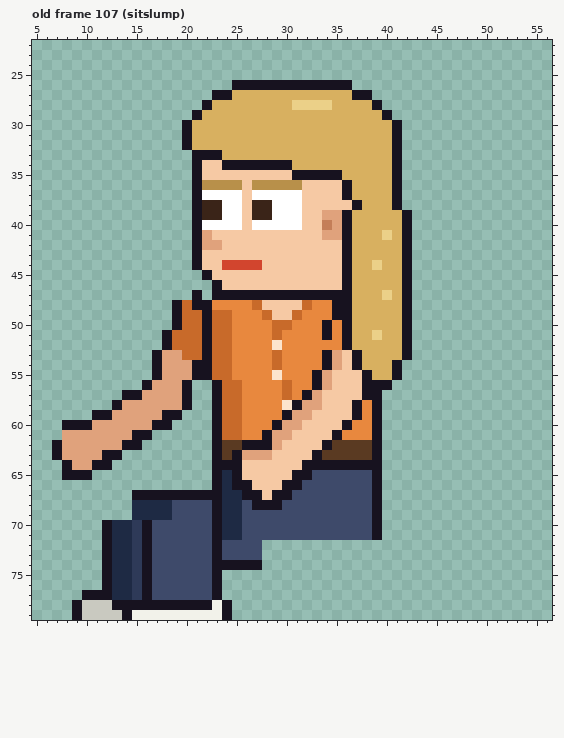
Pixel-art file -- sprites/clients/client_vetrec_b_left_anim.aseprite. The first picture shows the starting point.
64x80 pixels, 129 frames. Colours within 5 levels of each other are drawn and written as one. Shown: old frame 107 (sitslump): x 5..56, y 22..79. The commit also changed other frames, which this record leaves out.
The result:
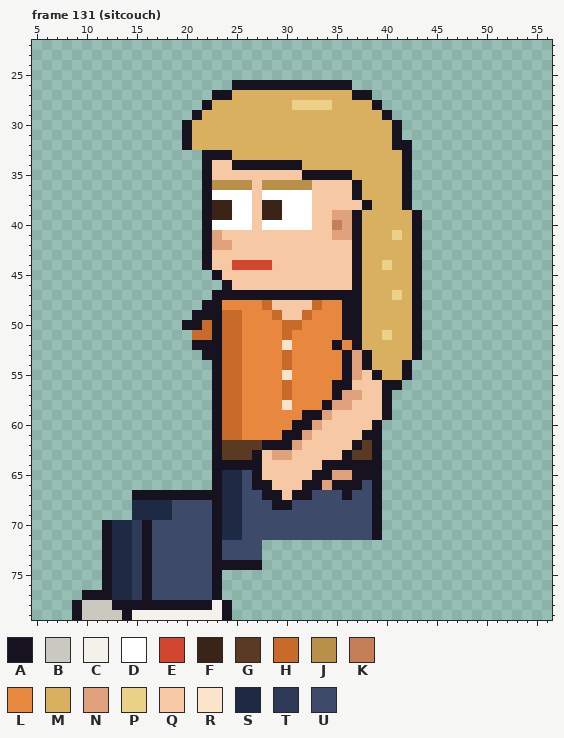
Palette (. is transparent): A #17121f  B #c9c9c0  C #f2f2ea  D #ffffff  E #d2452e  F #3a2418  G #5a3a22  H #c86a2a  J #b8904a  K #c47e58  L #e8883e  M #d8b060  N #e0a27c  P #ebd088  Q #f6c9a4  R #fce4cc  S #1e2a44  T #2e3a58  U #3e4a6a
A new or re-ordered frame is compared with the old frame closest to it.
Difference:
frames 129 -> 135
Changed rows in their new state; - is an unchanged pixel.
Frame 131 (sitcouch) is new; against old frame 107 (sitslump):
first column x 7:
32 -----------------------------------A-
33 --------------.--A----------------MA-
34 --------------.A-Q------A---------MA-
35 --------------.A--------Q----A----MA-
36 --------------.A---JQ----J---QA---MA-
37 --------------.A---DQ----D---QA---MA-
38 --------------.A-F-DQ-F--D----QA--MA-
39 --------------.A-F-DQ-F--D-Q-NA----MA
40 --------------.A---DQ----D-QKNA----MA
41 --------------.AN----------Q-NA--MPMA
42 --------------.A-N-----------QA----MA
43 --------------.A-------------QA----MA
44 --------------.A-Q---E-------QA-MP-MA
45 ---------------.A------------QA----MA
46 ----------------.A-----------QA----MA
47 --------------.---------------A--MPMA
48 ------------...-A---LH---QH-L-A----MA
49 ------------..A-A-H--LH-QH--L-A----MA
50 ------------.AAHA-H---L-H--L--A----MA
51 -----------...-HA-H---LH---L--A-MP-MA
52 -----------...A-A-H---LR----ALA----MA
53 ----------.....-A-H---LH---LLANA---MA
54 ----------......A-H---LH---LLANA--MA-
55 ----------......A-H---LR--LLLANQA-MA-
56 ---------.....------------LLAA-QQ-A--
57 -------.......-----------LLLANNQQA---
58 ------........----------LLLANNQQQA---
59 ----.........----------LLAAN--QQQA---
60 -...........----------LLAAN--QQQ-----
61 -.........-----------LLAAN--QQQA-----
62 .........----------GG-AAN--QQQA------
63 .......-----------GGAQNN--QQQA-------
64 -.....-------------AA----QQ----------
65 -...--------------SUA---QQAANNAA-----
66 ------------------SUAA-QQAANAAA------
67 -------------------UUA-QAA---A-------
68 --------------------UU-A-------------
Pixel boxes of the changes (left, top, right, bottom) in both pictures:
changed: (52, 140, 422, 510)
